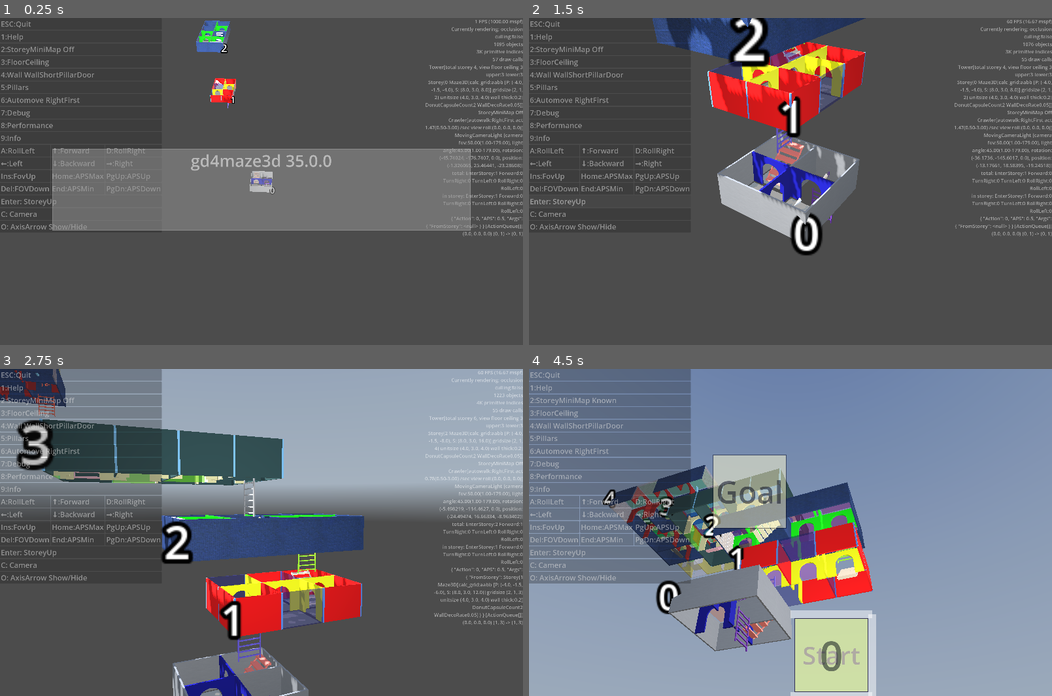
Above: before the commit, frames 1-4 (two rows, left to right).
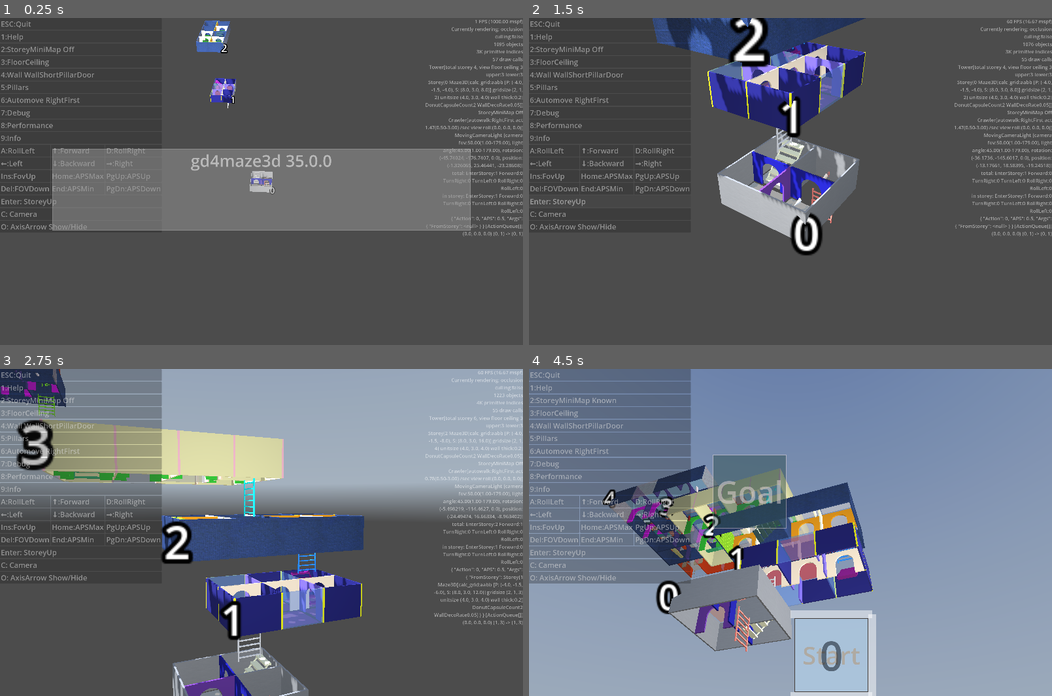
Above: after the commit, the same moments.

Repository: kasworld/gd4maze3d
Game: Godot game, scene res://main.tscn
Two runs of this game, one before a commit and one after it. Both use one fixed random seed, a clock stepped at 60 frames per second and the inputs below. A sky picture missing from this copy of the repository is replaced by a grey-blue gradient.
Inputs (mouse positions are in pixels of both pictures, inside the frame that each line leads up to):
- Up to frame 1 (0.25 s): no input
- Up to frame 2 (1.5 s): click "Enter: StoreyUp" at 0.5 s; click "Enter: StoreyUp" at 1.25 s
- Up to frame 3 (2.75 s): tap Enter at 2 s; move the mouse to (376, 516) at 2.02 s; hold Right from 2.03 s (still down); tap Q at 2.1 s; click (376, 516) at 2.17 s
- Up to frame 4 (4.5 s): move the mouse to (685, 548) at 2.77 s; release Right at 2.78 s; hold Down 2.78-3.53 s; tap E at 2.85 s; move the mouse to (842, 460) at 3.52 s; hold Right 3.53-4.28 s; tap 1 at 3.6 s; move the mouse to (764, 597) at 4.27 s; hold Up from 4.28 s (still down); tap 2 at 4.35 s; click (764, 597) at 4.42 s

The runs differ from the first frame. In frame 1, 0.5% of the frame differs, in the area x 38-52%, y 1-52%; in frame 2, 5.7%; in frame 3, 13%; in frame 4, 14%, in the area x 18-66%, y 26-99%.

Commit message:
door color H V

Diff:
--- a/maze_3d/maze_3d.gd
+++ b/maze_3d/maze_3d.gd
@@ -19,7 +19,6 @@
 var main_wall_mat :StandardMaterial3D
 var sub_wall_mat :StandardMaterial3D
 var pillar_box_mat :StandardMaterial3D
-var door_mat :StandardMaterial3D
 
 func _to_string() -> String:
 	return "Maze3D[calc_grid:%s wall thick:%.1f]" % [
@@ -59,20 +58,18 @@
 	PreCalced.WallSize_V_Short = PreCalced.WallSize_V_Long - Vector3(0, 0, wall_thick)
 	return self
 
-func init_with_material(matmain :StandardMaterial3D, matsub :StandardMaterial3D, codoor :Color) -> Maze3D:
+func init_with_material(matmain :StandardMaterial3D, matsub :StandardMaterial3D) -> Maze3D:
 	sub_wall_mat = matsub
 	main_wall_mat = matmain
 	pillar_box_mat = main_wall_mat.duplicate()
 	pillar_box_mat.uv1_scale = Vector3( 3.0/20, 2, 1)
-	door_mat = MakeColorMaterial(codoor)
 	exec_make()
 	return self
 
-func init_with_color(comain :Color, cosub :Color, copillarbox :Color, codoor :Color) -> Maze3D:
+func init_with_color(comain :Color, cosub :Color, copillarbox :Color) -> Maze3D:
 	sub_wall_mat = MakeColorMaterial(Color( cosub, 0.5), true)
 	main_wall_mat = MakeColorMaterial(comain)
 	pillar_box_mat = MakeColorMaterial(copillarbox)
-	door_mat = MakeColorMaterial(codoor)
 	exec_make()
 	return self
 
@@ -177,7 +174,9 @@
 	mms.init_with_mesh(mesh, pos_list.size())
 	pos_multimeshshape(mms, pos_list)
 
-func make_door_by_maze() -> void:
+func make_door_by_maze(co_doorH :Color,co_doorV :Color) -> void:
+	var door_matH := MakeColorMaterial(co_doorH)
+	var door_matV := MakeColorMaterial(co_doorV)
 	var pos_list_V :Array
 	var pos_list_H :Array
 	var add_door_at := func(x :int, y :int, dir :Maze.Flag) -> void:
@@ -187,9 +186,9 @@
 			Maze.Flag.North, Maze.Flag.South:
 				pos_list_H.append(calc_wall_pos_face_H(x,y))
 	maze_cells.iter_open(add_door_at)
-	var csgH := ArchDoor.MakeArchDoorMeshH(PreCalced.WallSize_H_Short, door_mat)
+	var csgH := ArchDoor.MakeArchDoorMeshH(PreCalced.WallSize_H_Short, door_matH)
 	bake_door.call_deferred($DoorContainer/HDoor,pos_list_H, csgH)
-	var csgV := ArchDoor.MakeArchDoorMeshV(PreCalced.WallSize_V_Short, door_mat)
+	var csgV := ArchDoor.MakeArchDoorMeshV(PreCalced.WallSize_V_Short, door_matV)
 	bake_door.call_deferred($DoorContainer/VDoor,pos_list_V, csgV)
 func bake_door(mms :MultiMeshShape, pos_list :Array, csg :CSGShape3D) -> void:
 	var sw := StopWatch.new("%s bake_door" % self)
--- a/storey/storey.gd
+++ b/storey/storey.gd
@@ -99,15 +99,14 @@
 	storey_height = cell_size.y + floor_ceiling_height * 2
 	add_child(maze3d)
 	if num % 2 ==0 :
-		maze3d.init_with_material(TexMat.make_mainwall_mat(),TexMat.make_subwall_mat(), RandomColorIter.get_and_next() )
+		maze3d.init_with_material(TexMat.make_mainwall_mat(),TexMat.make_subwall_mat())
 	else:
 		maze3d.init_with_color(
-			RandomColorIter.get_and_next(), RandomColorIter.get_and_next(), RandomColorIter.get_and_next(), RandomColorIter.get_and_next())
+			RandomColorIter.get_and_next(), RandomColorIter.get_and_next(), RandomColorIter.get_and_next())
 	sw.split("maze3d init_with_material")
 	maze3d.maze_cells.iter_wall(add_wall_deco_at)
 	sw.split("maze3d add_wall_deco_at")
-	#maze3d.maze_cells.iter_open(add_open_deco_at)
-	maze3d.make_door_by_maze()
+	maze3d.make_door_by_maze(RandomColorIter.get_and_next() , RandomColorIter.get_and_next() )
 	sw.split("maze3d makedoor")
 	storey_num = num
 	놓인것들 = PlacedThings.new(maze3d.PreCalced.Grid2D)
